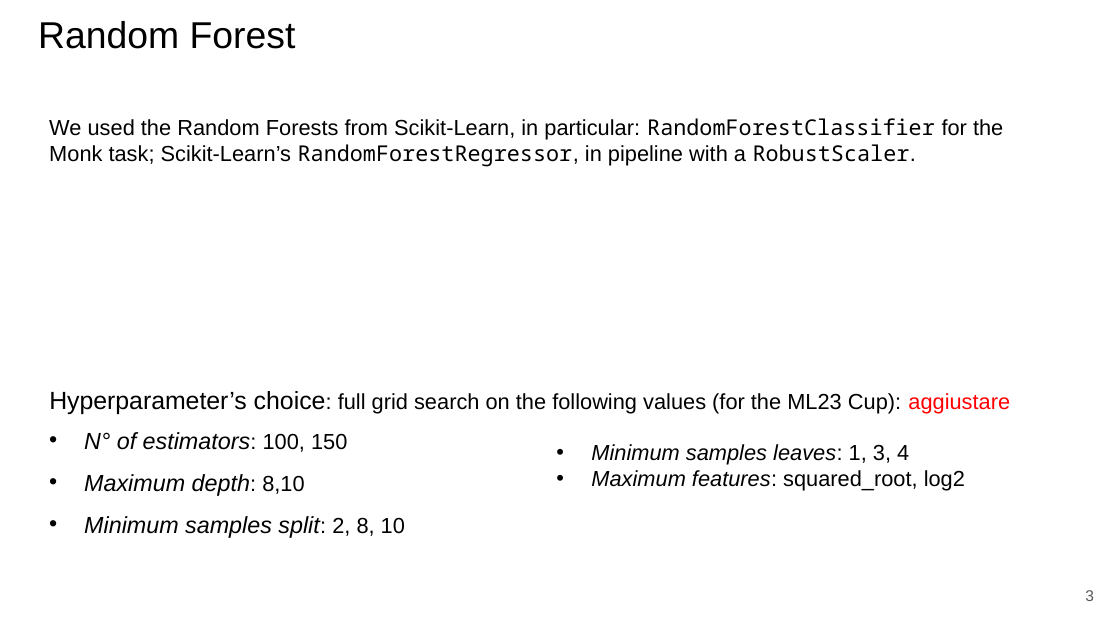
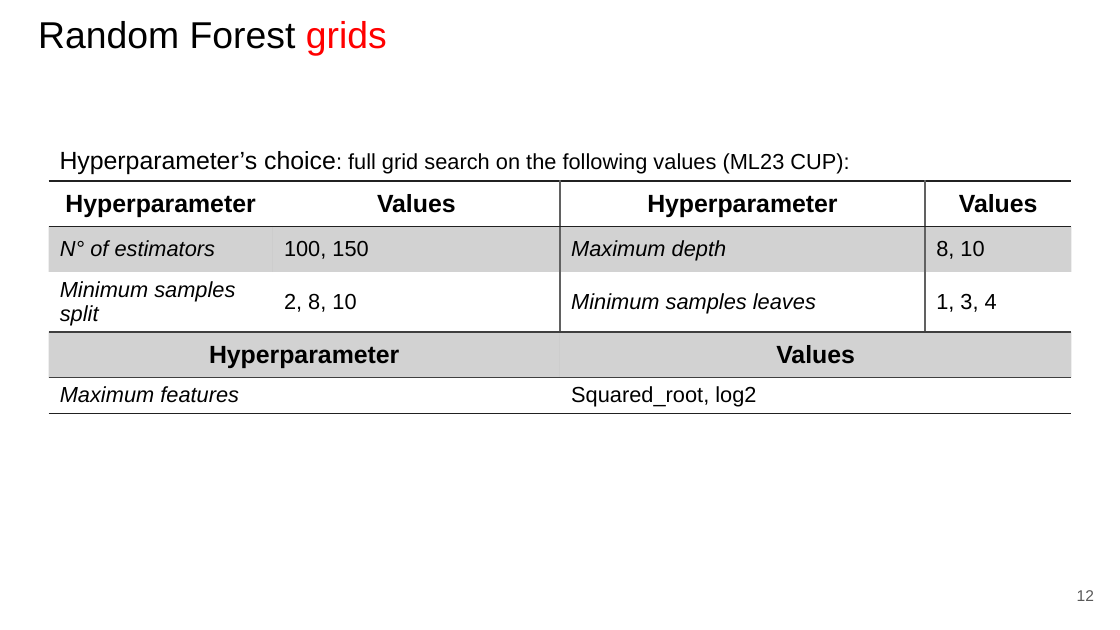
Before and after one commit to paolo-junior-mollica/machine-learning-project, a slide deck: slide 12 of relazione/ML-2023-PRJ-Slides-Demo.pptx (slide 3 before the commit). Drawn at 1120x630 pixels with LibreOffice and Linux fonts; fonts in the diff are those of the drawing. Boxes give left, top, right and bottom in pixels: in the first picture for what was removed or moved away, otherwise in the second. Text is boxed around its words. In the diff, an @@ line names an element or a change of style, - is before the commit and + after.

```diff
--- a/relazione/ML-2023-PRJ-Slides-Demo.pptx
+++ b/relazione/ML-2023-PRJ-Slides-Demo.pptx
@@ title at (x1=38, y1=21, x2=387, y2=56): text changed @@
-Random Forest
+Random Forest grids
@@ text removed at (x1=49, y1=118, x2=1003, y2=167) @@
-We used the Random Forests from Scikit-Learn, in particular: RandomForestClassifier for the Monk task; Scikit-Learn’s RandomForestRegressor, in pipeline with a RobustScaler.
@@ text at (x1=60, y1=151, x2=849, y2=174): text changed @@
-Hyperparameter’s choice: full grid search on the following values (for the ML23 Cup): aggiustare
+Hyperparameter’s choice: full grid search on the following values (ML23 CUP):
@@ table added at (x1=48, y1=181, x2=1071, y2=419), 5 rows, 4 columns @@
+Hyperparameter | Values | Hyperparameter | Values
+N° of estimators | 100, 150 | Maximum depth | 8, 10
+Minimum samples split | 2, 8, 10 | Minimum samples leaves | 1, 3, 4
+Hyperparameter |  | Values | 
+Maximum features |  | Squared_root, log2 | 
@@ text removed at (x1=84, y1=432, x2=405, y2=538) @@
-• N° of estimators: 100, 150
-• Maximum depth: 8,10
-• Minimum samples split: 2, 8, 10
@@ text removed at (x1=591, y1=444, x2=965, y2=491) @@
-• Minimum samples leaves: 1, 3, 4
-• Maximum features: squared_root, log2
@@ page number at (x1=1077, y1=590, x2=1094, y2=601): text changed @@
-3
+12
```
Also in this commit, not shown: 5 other slides changed, 4 slides added.
